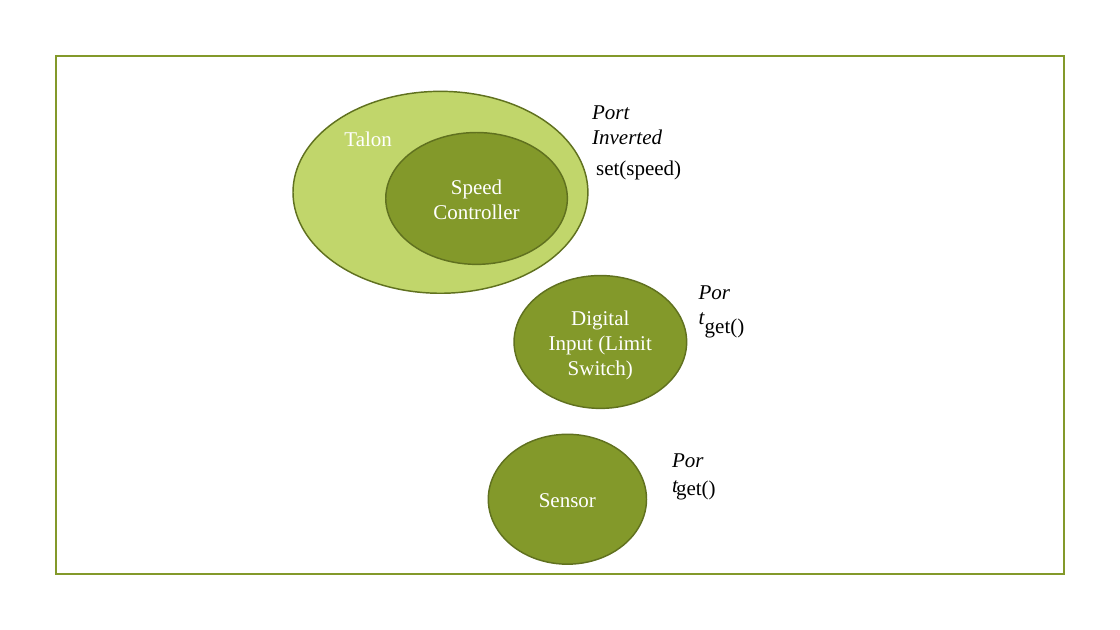
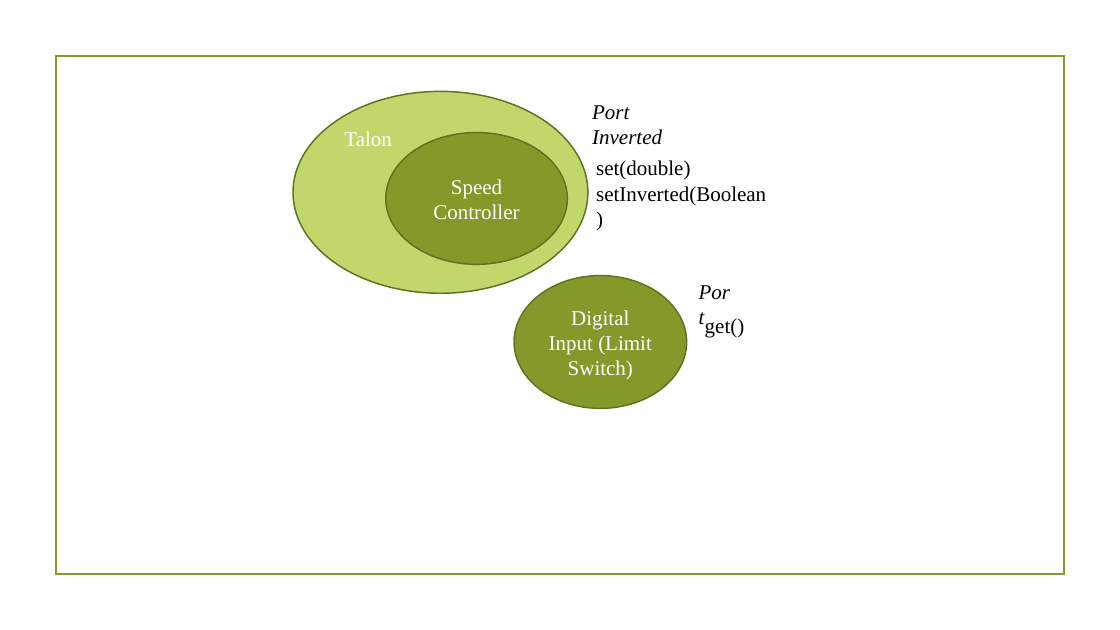
Before and after one commit to 4662FRCRobotics/Training, a slide deck: slide 3 of Object Oriented Programming FRC Context ArmSystem.pptx. Drawn at 1120x630 pixels with LibreOffice and Linux fonts; fonts in the diff are those of the drawing; background and template pictures are left out. Boxes give left, top, right and bottom in pixels: in the first picture for what was removed or moved away, otherwise in the second. Text is boxed around its words. In the diff, an @@ line names an element or a change of style, - is before the commit and + after.

```diff
--- a/Object Oriented Programming FRC Context ArmSystem.pptx
+++ b/Object Oriented Programming FRC Context ArmSystem.pptx
@@ text at (596, 160, 766, 205): text changed @@
-set(speed)
+set(double)
+setInverted(Boolean)
@@ ellipse removed at (488, 434, 646, 565) @@
-Sensor
@@ text removed at (664, 443, 717, 476) @@
-Port
@@ text removed at (676, 480, 716, 500) @@
-get()
```
Also in this commit, not shown: 2 other slides changed, 4 other files.
